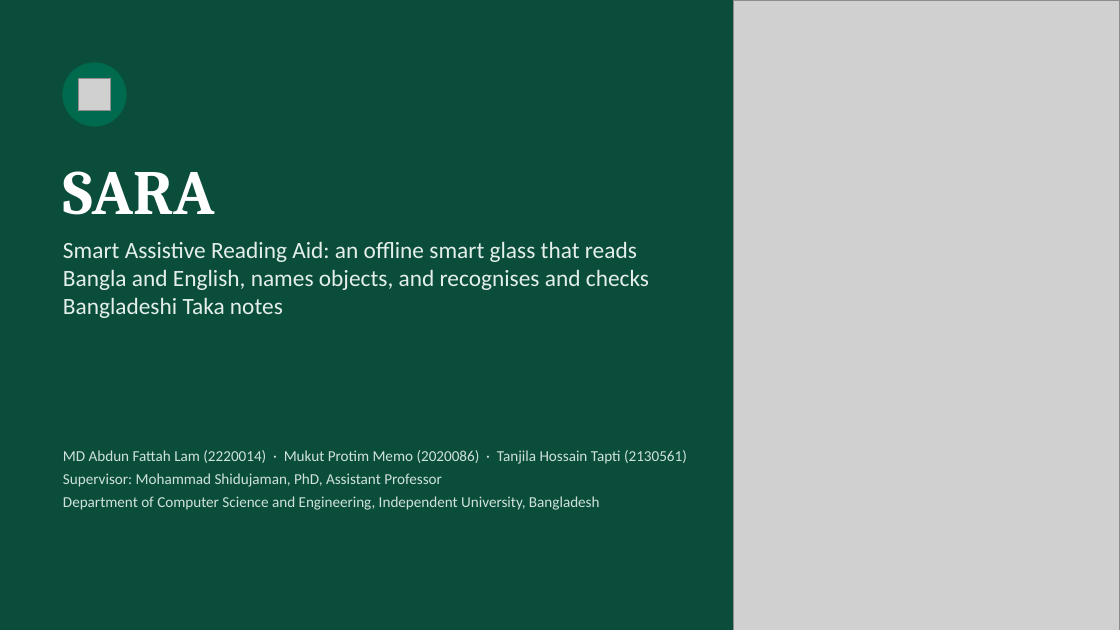
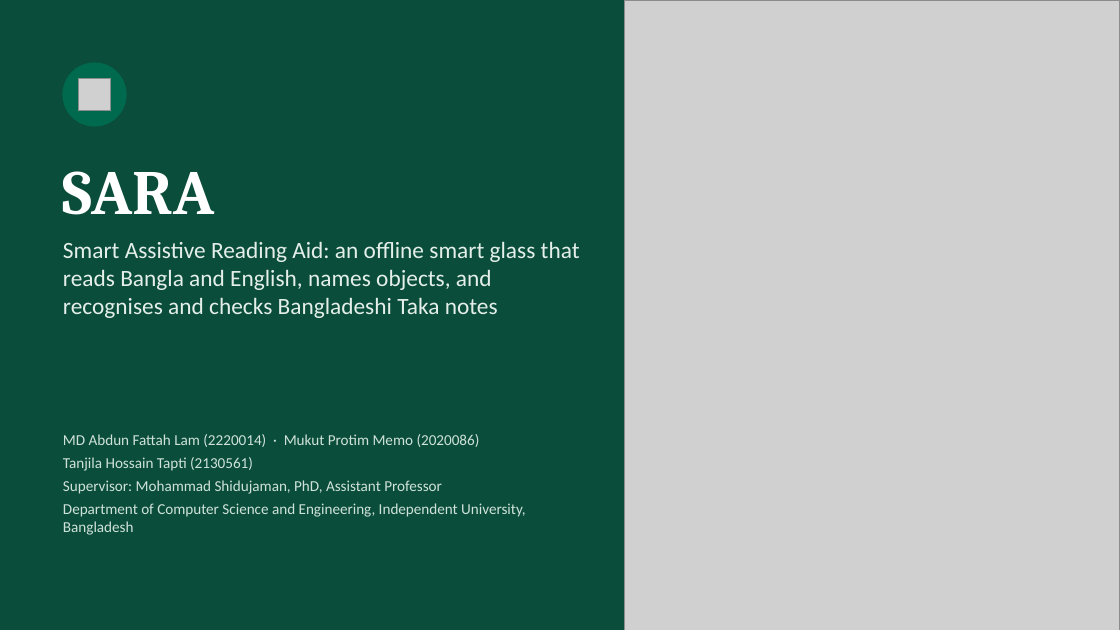
Before and after one commit to aflam330/Senior_project_wearable_glass_for_blind_people_using_ocr_and_ylo, a slide deck: slide 1 of Thesis Report and paper/thesis report/slides/SARA_Presentation.pptx. Drawn at 1120x630 pixels with LibreOffice and Linux fonts; fonts in the diff are those of the drawing; grey boxes stand for pictures. Boxes give left, top, right and bottom in pixels: in the first picture for what was removed or moved away, otherwise in the second. Text is boxed around its words. In the diff, an @@ line names an element or a change of style, - is before the commit and + after.

```diff
--- a/Thesis Report and paper/thesis report/slides/SARA_Presentation.pptx
+++ b/Thesis Report and paper/thesis report/slides/SARA_Presentation.pptx
@@ picture: place and size @@
-picture at [734,0,1120,630]
+picture at [624,0,1120,630]
@@ text "Smart Assistive Reading Aid: an ..." rewrapped from [63,241,649,318] to [63,241,580,318] @@
@@ text "MD Abdun Fattah Lam (2220014) ...": place and size @@
-text "MD Abdun Fattah Lam (2220014) ..." at [63,450,687,510]
+text "MD Abdun Fattah Lam (2220014) ..." at [63,434,525,535]
@@ text at [63,434,480,471]: text changed @@
-MD Abdun Fattah Lam (2220014) · Mukut Protim Memo (2020086) · Tanjila Hossain Tapti (2130561)
+MD Abdun Fattah Lam (2220014) · Mukut Protim Memo (2020086)
+Tanjila Hossain Tapti (2130561)
```
Also in this commit, not shown: 25 other files.
